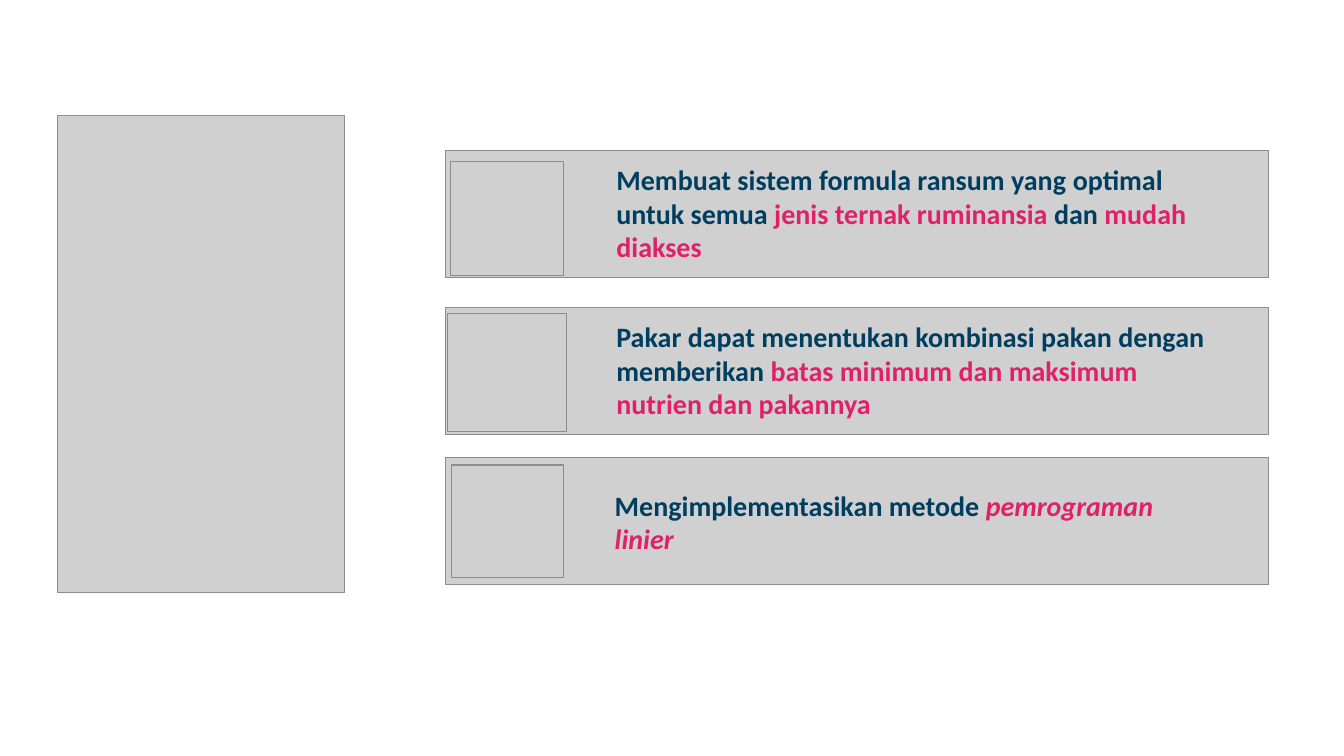
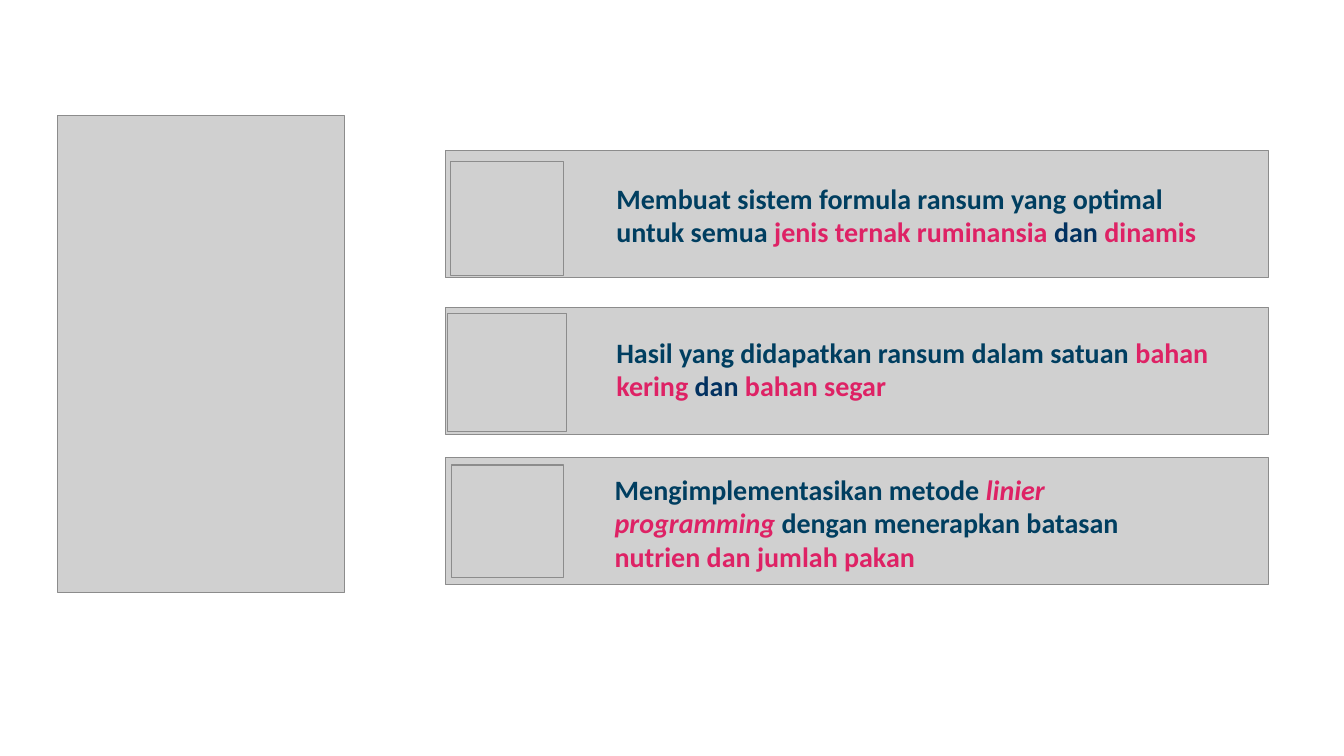
Before and after one commit to alinnural/skripsi, a slide deck: slide 10 of PENULISAN/Kolokium/Kolokium_G64154068_040917.pptx. Drawn at 1344x756 pixels with LibreOffice and Linux fonts; fonts in the diff are those of the drawing; grey boxes stand for pictures. Boxes give left, top, right and bottom in pixels: in the first picture for what was removed or moved away, otherwise in the second. Text is boxed around its words. In the diff, an @@ line names an element or a change of style, - is before the commit and + after.

```diff
--- a/PENULISAN/Kolokium/Kolokium_G64154068_040917.pptx
+++ b/PENULISAN/Kolokium/Kolokium_G64154068_040917.pptx
@@ text at [616, 189, 1196, 247]: text changed @@
-Membuat sistem formula ransum yang optimal untuk semua jenis ternak ruminansia dan mudah diakses
+Membuat sistem formula ransum yang optimal untuk semua jenis ternak ruminansia dan dinamis
@@ text at [616, 343, 1208, 401]: text changed @@
-Pakar dapat menentukan kombinasi pakan dengan memberikan batas minimum dan maksimum nutrien dan pakannya
+Hasil yang didapatkan ransum dalam satuan bahan kering dan bahan segar
@@ text at [615, 480, 1118, 572]: text changed @@
-Mengimplementasikan metode pemrograman linier
+Mengimplementasikan metode linier programming dengan menerapkan batasan nutrien dan jumlah pakan
```
Also in this commit, not shown: 6 other slides changed, 11 slides added, 2 slides removed, 2 other files.
